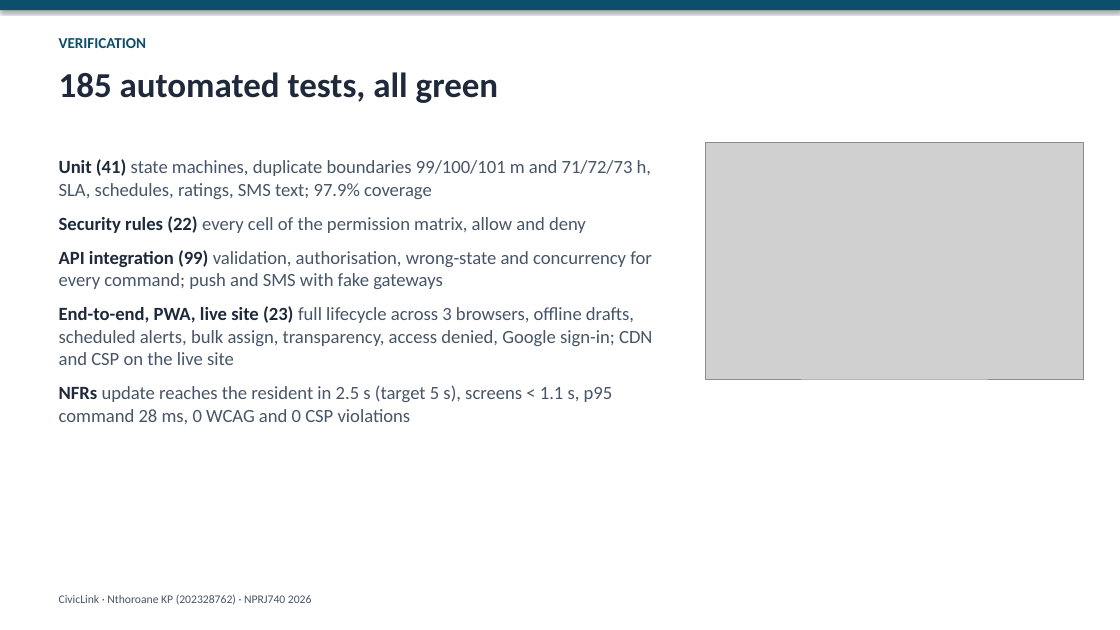
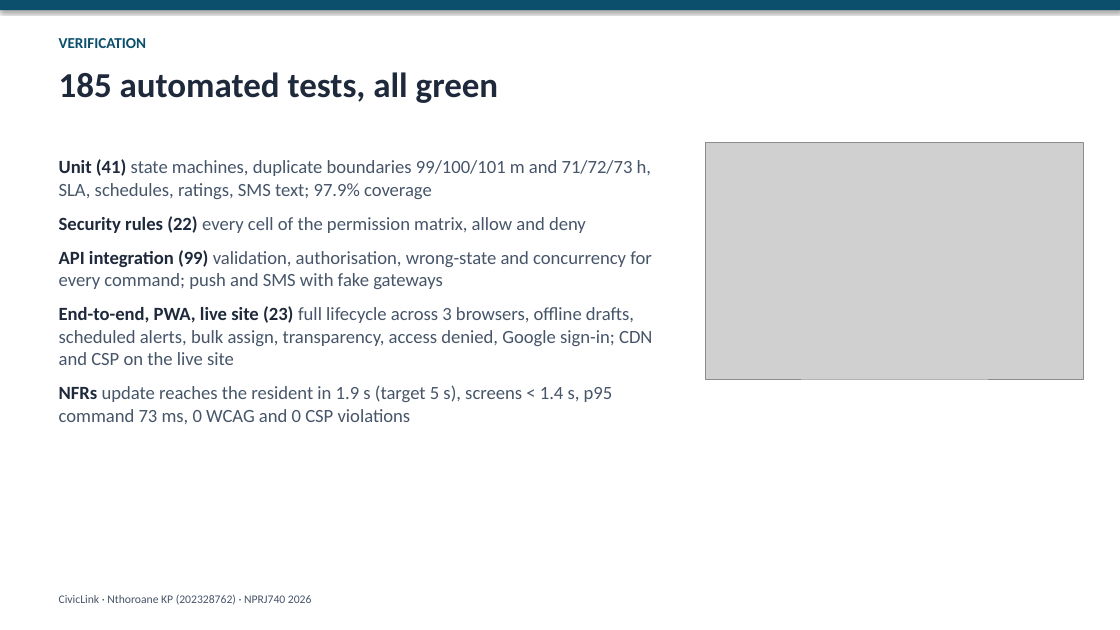
Before and after one commit to altechemist/civiclink, a slide deck: slide 5 of docs/presentation/CivicLink_Presentation.pptx. Drawn at 1120x630 pixels with LibreOffice and Linux fonts; fonts in the diff are those of the drawing; grey boxes stand for pictures. Boxes give left, top, right and bottom in pixels: in the first picture for what was removed or moved away, otherwise in the second. Text is boxed around its words. In the diff, an @@ line names an element or a change of style, - is before the commit and + after.

```diff
--- a/docs/presentation/CivicLink_Presentation.pptx
+++ b/docs/presentation/CivicLink_Presentation.pptx
@@ text at bbox=[59, 385, 613, 424]: text changed @@
-NFRs update reaches the resident in 2.5 s (target 5 s), screens < 1.1 s, p95 command 28 ms, 0 WCAG and 0 CSP violations
+NFRs update reaches the resident in 1.9 s (target 5 s), screens < 1.4 s, p95 command 73 ms, 0 WCAG and 0 CSP violations
```
Also in this commit, not shown: 4 other slides changed, 27 other files.
